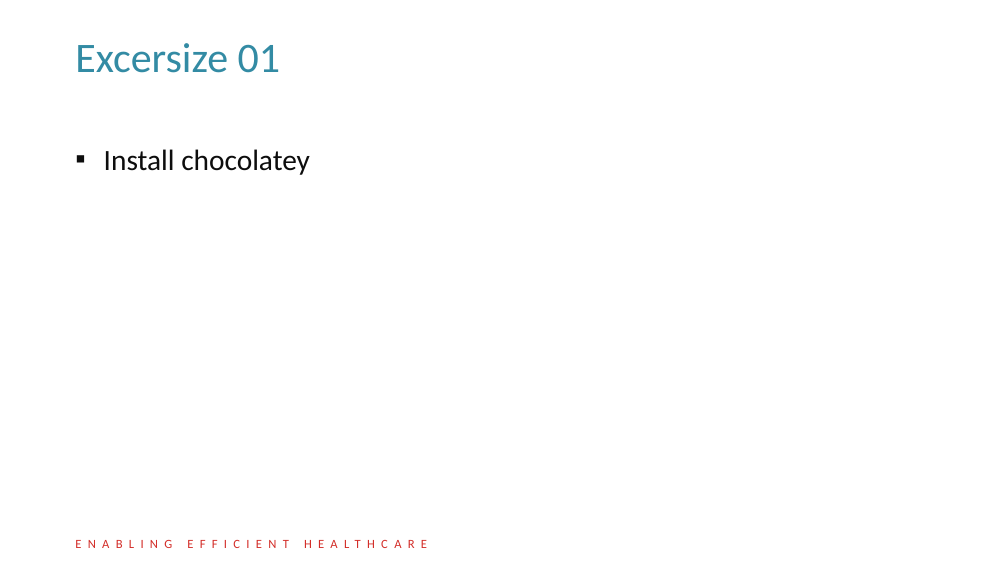
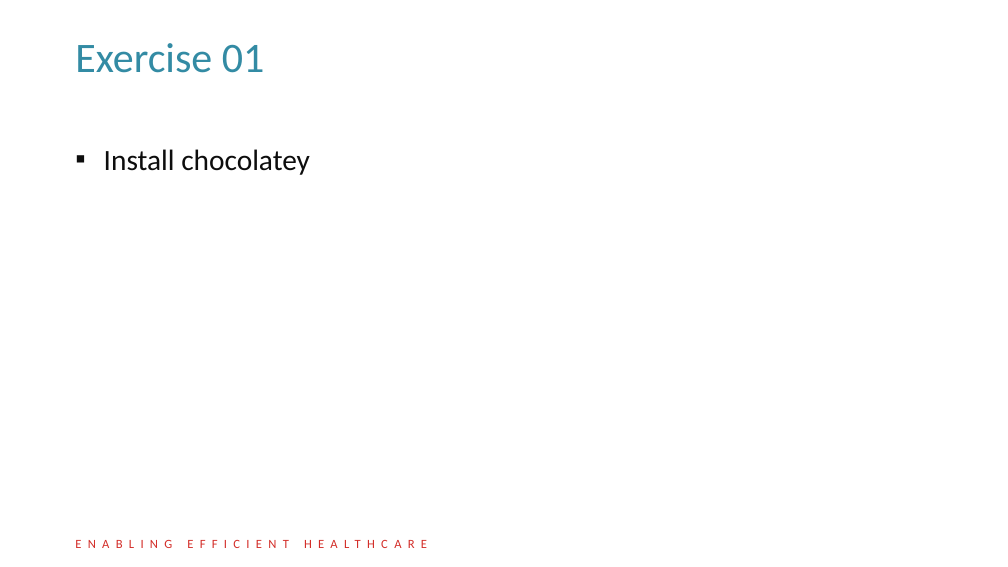
Before and after one commit to DIPSAS/InstallationTech, a slide deck: slide 15 of presentation/InstallationCourse.pptx. Drawn at 1008x567 pixels with LibreOffice and Linux fonts; fonts in the diff are those of the drawing; background and template pictures are left out. Boxes give left, top, right and bottom in pixels: in the first picture for what was removed or moved away, otherwise in the second. Text is boxed around its words. In the diff, an @@ line names an element or a change of style, - is before the commit and + after.

Commit message:
Fixed typo.

```diff
--- a/presentation/InstallationCourse.pptx
+++ b/presentation/InstallationCourse.pptx
@@ title at bbox=[75, 43, 265, 73]: text changed @@
-Excersize 01
+Exercise 01
```
